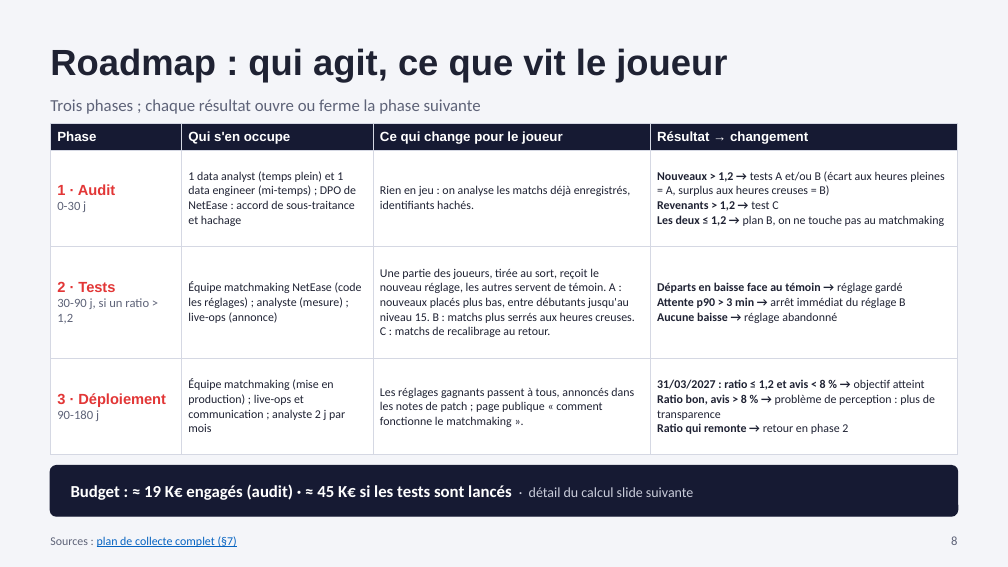
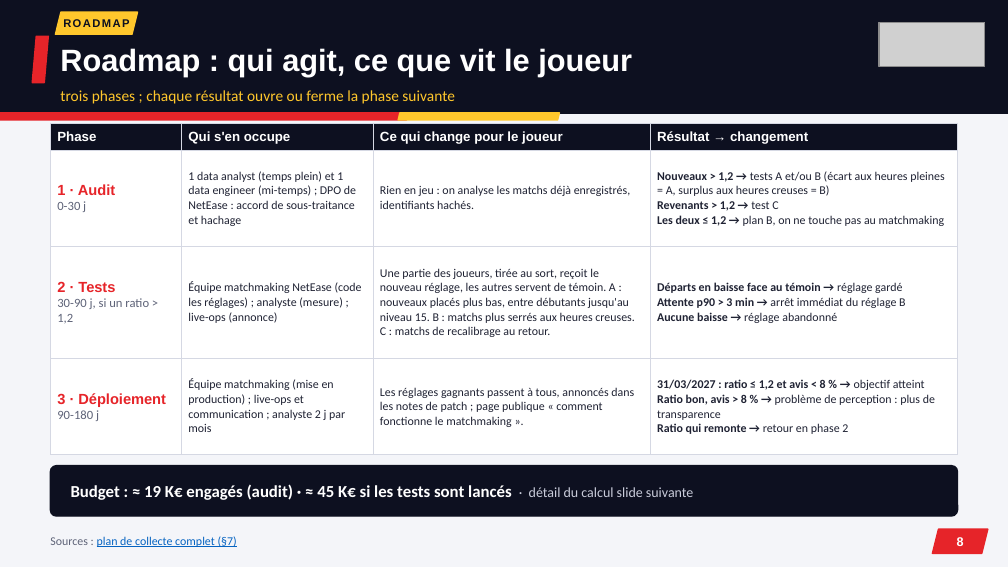
Before and after one commit to noeantoniov1-crypto/SOCIO, a slide deck: slide 8 of docs/presentation/pitch_marvel_rivals_netease.pptx. Drawn at 1008x567 pixels with LibreOffice and Linux fonts; fonts in the diff are those of the drawing; grey boxes stand for pictures. Boxes give left, top, right and bottom in pixels: in the first picture for what was removed or moved away, otherwise in the second. Text is boxed around its words. In the diff, an @@ line names an element or a change of style, - is before the commit and + after.

```diff
--- a/docs/presentation/pitch_marvel_rivals_netease.pptx
+++ b/docs/presentation/pitch_marvel_rivals_netease.pptx
@@ rectangle added at <box>0,0,1008,113</box>, fill #0D1020, outline #0D1020 1 pt @@
@@ parallelogram added at <box>55,12,137,34</box>, fill #FFC72C, outline #FFC72C 1 pt @@
@@ text added at <box>63,19,129,27</box>, 8 pt, text #0D1020, bold @@
+ROADMAP
@@ picture added at <box>879,22,985,67</box> @@
@@ parallelogram added at <box>32,36,48,83</box>, fill #E62429, outline #E62429 1 pt @@
@@ text "Roadmap : qui agit, ce ...": place and size @@
-text "Roadmap : qui agit, ce ..." at <box>50,48,727,82</box>
+text "Roadmap : qui agit, ce ..." at <box>60,48,632,77</box>
@@ text "Roadmap : qui agit, ce ..." at <box>60,48,632,77</box>: size 26 to 22 pt, text colour #1F2233 to #FFFFFF @@
@@ parallelogram added at <box>0,113,408,120</box>, fill #E62429, outline #E62429 1 pt @@
@@ text at <box>60,90,454,104</box>: text changed; size 12 to 11 pt; text colour #5E6378 to #FFC72C @@
-Trois phases ; chaque résultat ouvre ou ferme la phase suivante
+trois phases ; chaque résultat ouvre ou ferme la phase suivante
@@ parallelogram added at <box>398,113,559,120</box>, fill #FFC72C, outline #FFC72C 1 pt @@
@@ table at <box>50,123,958,438</box> @@
@@ fill #161A33 to #0D1020 in row 1 @@
@@ text colour #E23636 to #E62429 in "1 · Audit", "2 · Tests", "3 · Déploiement" @@
@@ rounded rectangle at <box>50,466,958,516</box>: fill #161A33 to #0D1020; outline #161A33 1 pt to #0D1020 1 pt @@
@@ text "8" at <box>957,537,964,546</box>: font Calibri to Arial, text colour #5E6378 to #FFFFFF, bold on; alignment right to centre @@
@@ parallelogram added at <box>932,529,988,553</box>, fill #E62429, outline #E62429 1 pt @@
```
Also in this commit, not shown: 11 other slides changed, 3 other files.
